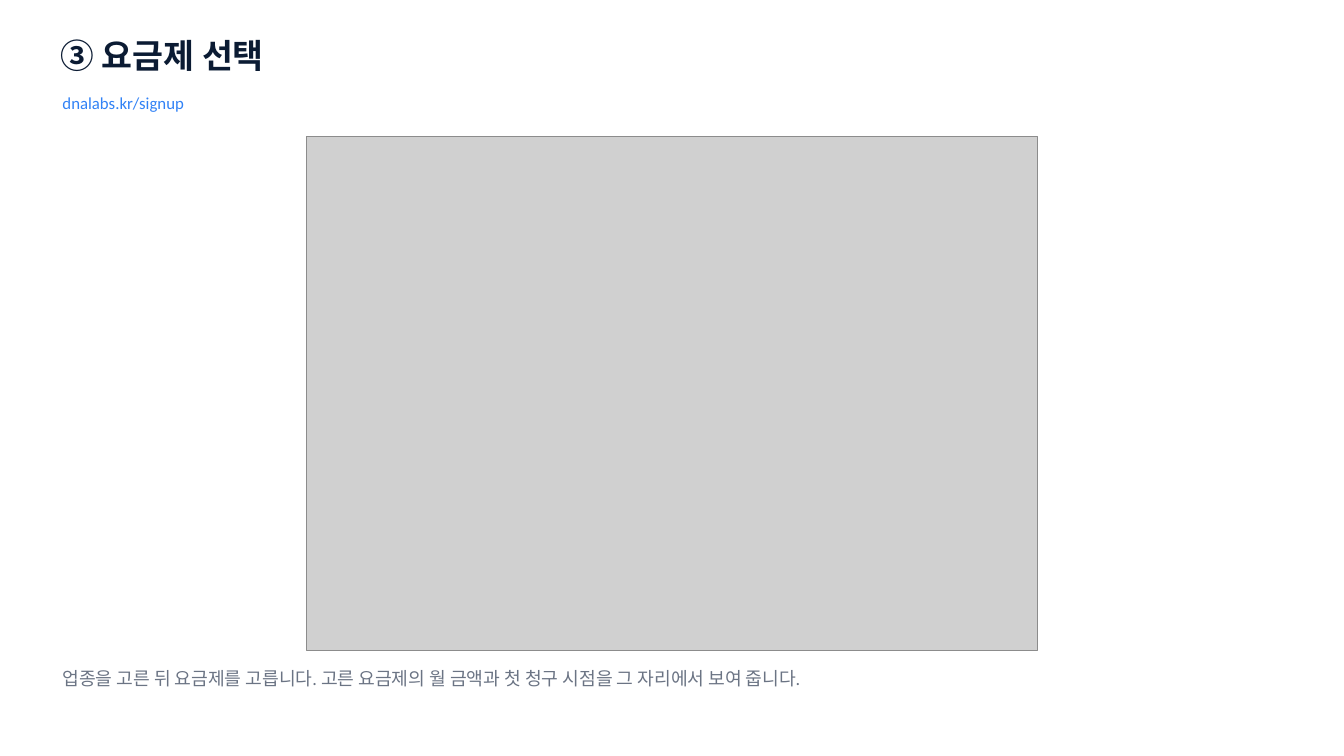
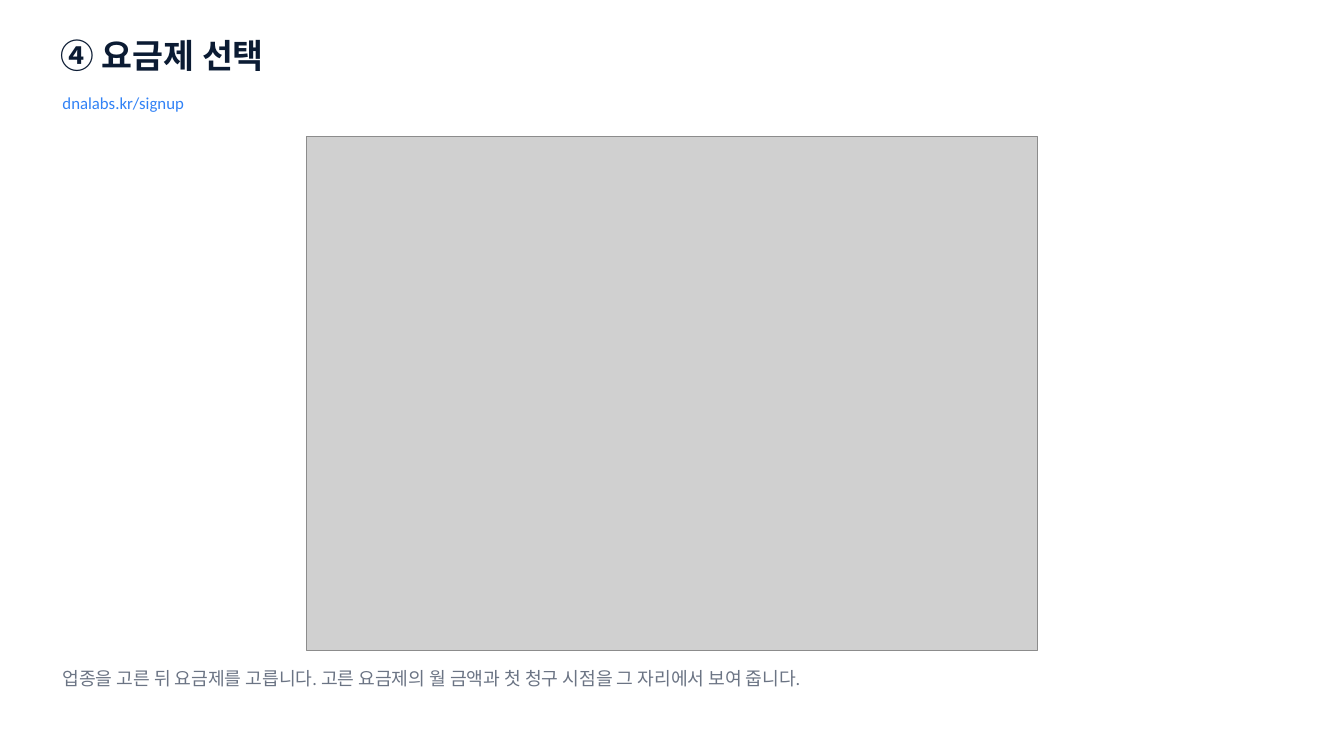
Before and after one commit to MotoDNA/network-dna, a slide deck: slide 5 of 토스페이먼츠_결제경로.pptx (slide 4 before the commit). Drawn at 1344x756 pixels with LibreOffice and Linux fonts; fonts in the diff are those of the drawing; grey boxes stand for pictures. Boxes give left, top, right and bottom in pixels: in the first picture for what was removed or moved away, otherwise in the second. Text is boxed around its words. In the diff, an @@ line names an element or a change of style, - is before the commit and + after.

```diff
--- a/토스페이먼츠_결제경로.pptx
+++ b/토스페이먼츠_결제경로.pptx
@@ text at [60,39,264,71]: text changed @@
-③ 요금제 선택
+④ 요금제 선택
```
Also in this commit, not shown: 4 other slides changed, 2 slides added.
